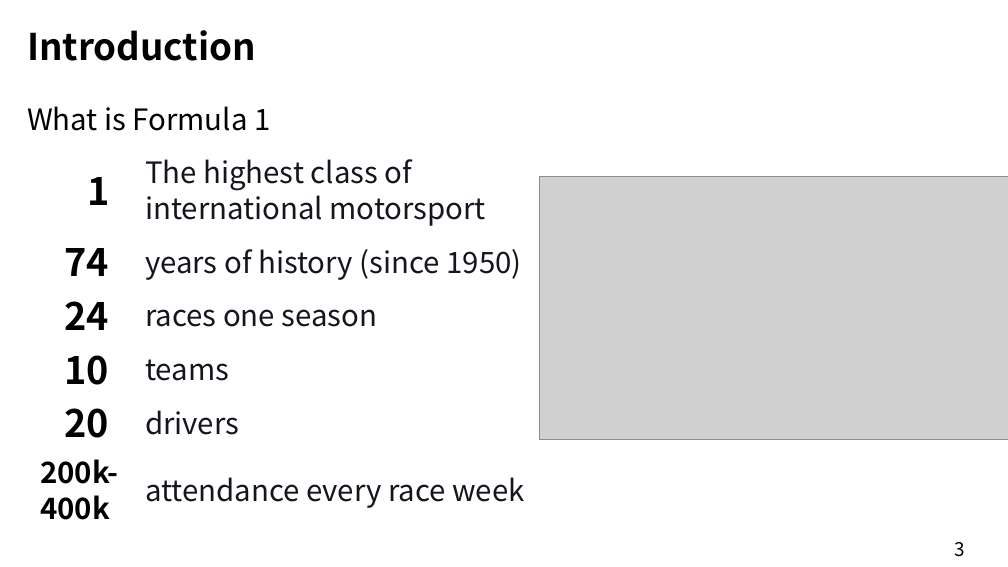
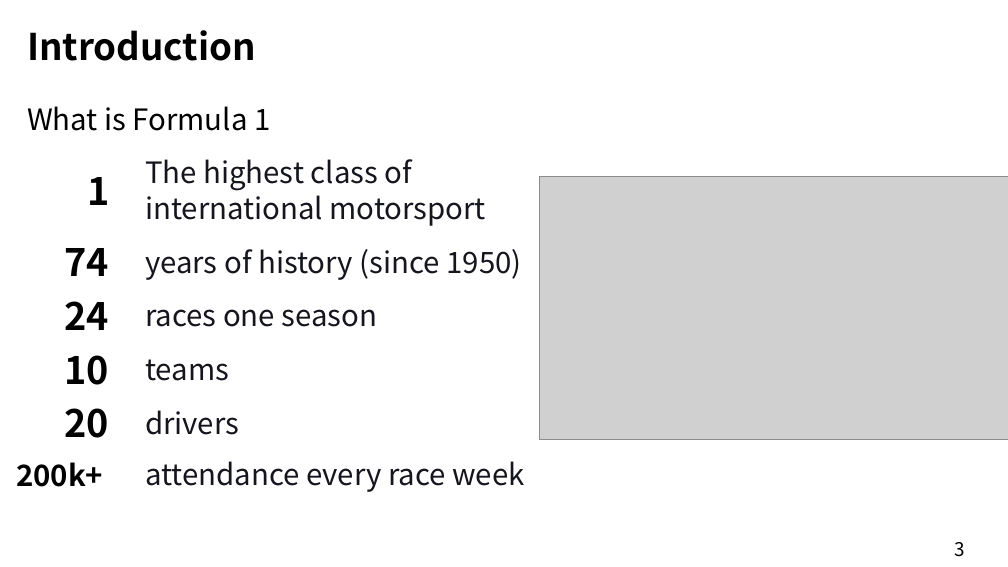
Before and after one commit to xvhhvx/EESM5900V_Project, a slide deck: slide 3 of Project_Presentation.pptx. Drawn at 1008x567 pixels with LibreOffice and Linux fonts; fonts in the diff are those of the drawing; grey boxes stand for pictures. Boxes give left, top, right and bottom in pixels: in the first picture for what was removed or moved away, otherwise in the second. Text is boxed around its words. In the diff, an @@ line names an element or a change of style, - is before the commit and + after.

```diff
--- a/Project_Presentation.pptx
+++ b/Project_Presentation.pptx
@@ text at <box>16,462,103,487</box>: text changed @@
-200k-400k
+200k+
@@ text "attendance every race week": place and size @@
-text "attendance every race week" at <box>145,477,524,508</box>
+text "attendance every race week" at <box>145,461,524,492</box>
```
Also in this commit, not shown: 8 other slides changed, 1 slide added.
